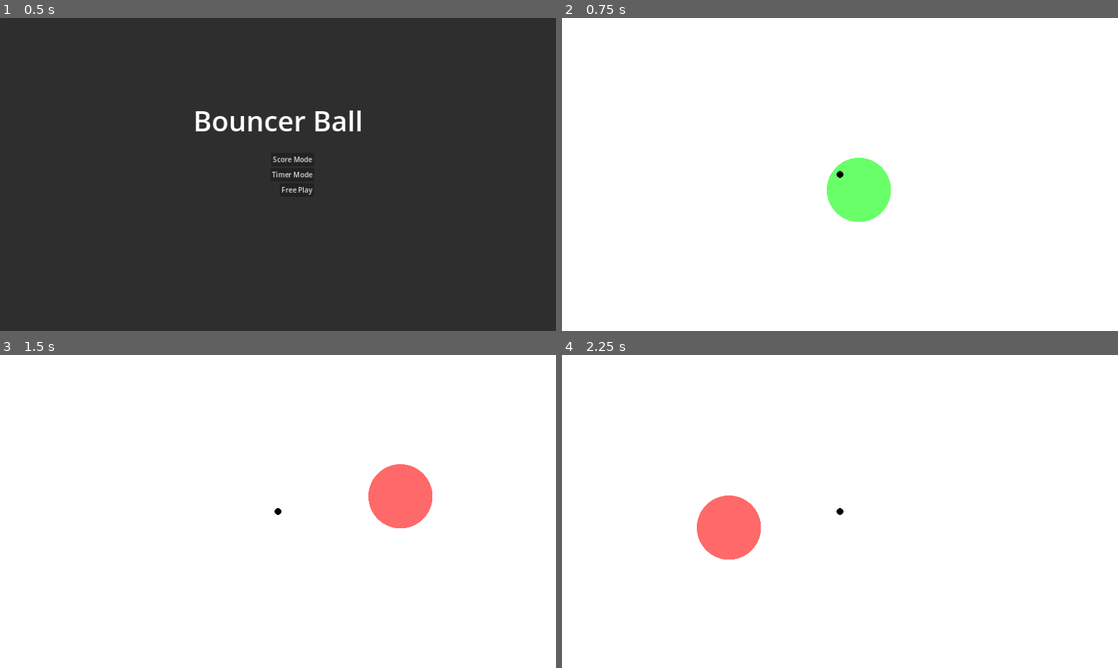
Above: before the commit, frames 1-4 (two rows, left to right).
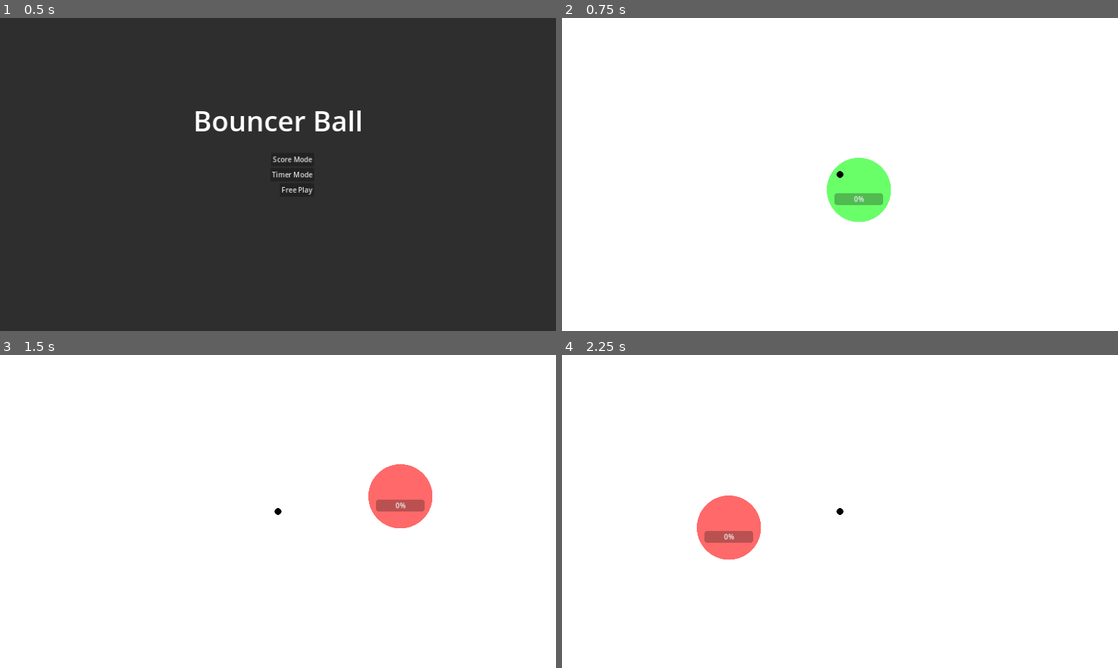
Above: after the commit, the same moments.

Repository: adsuttman/GBGJ1
Game: Godot game, scene res://main_menu.tscn
Two runs of this game, one before a commit and one after it. Both use one fixed random seed, a clock stepped at 60 frames per second and the inputs below.
Inputs (mouse positions are in pixels of both pictures, inside the frame that each line leads up to):
- Up to frame 1 (0.5 s): no input
- Up to frame 2 (0.75 s): click "Free Play" at 0.5 s
- Up to frame 3 (1.5 s): tap Enter at 1.25 s; move the mouse to (400, 495) at 1.27 s; click (400, 495) at 1.42 s
- Up to frame 4 (2.25 s): tap Space at 2 s; move the mouse to (728, 527) at 2.02 s; click (728, 527) at 2.17 s

Frame 1 is identical in both runs. In frame 2, 0.3% of the frame differs, in the area x 49-58%, y 56-60%; in frame 3, 0.3%; in frame 4, 0.3%.

Commit message:
added speed points meter

Diff:
--- a/game.gd
+++ b/game.gd
@@ -17,6 +17,7 @@
 
 func set_speed_points(val: int):
 	speed_points = clampi(val,0,max_speed_points)
+	$Pointer/ProgressBar.value = speed_points
 
 func display_game_over(score: String):
 	$GameOver/GameOverText/Score.text = "Your score was: " + score
--- a/game.tscn
+++ b/game.tscn
@@ -31,6 +31,7 @@
 
 [node name="Game" type="Node2D"]
 script = ExtResource("1_n41f6")
+max_speed_points = 200
 
 [node name="PlayArea" type="Area2D" parent="."]
 visible = false
@@ -51,6 +52,22 @@
 [node name="Pointer" parent="." node_paths=PackedStringArray("ball") instance=ExtResource("1_hpxoc")]
 position = Vector2(640, 1280)
 ball = NodePath("../Ball")
+
+[node name="ProgressBar" type="ProgressBar" parent="Pointer"]
+anchors_preset = 8
+anchor_left = 0.5
+anchor_top = 0.5
+anchor_right = 0.5
+anchor_bottom = 0.5
+offset_left = -56.0
+offset_top = 8.0
+offset_right = 56.0
+offset_bottom = 35.0
+grow_horizontal = 2
+grow_vertical = 2
+mouse_filter = 1
+max_value = 200.0
+step = 1.0
 
 [node name="Boundaries" type="StaticBody2D" parent="."]
 physics_material_override = SubResource("PhysicsMaterial_ct78i")
--- a/pointer.gd
+++ b/pointer.gd
@@ -30,7 +30,7 @@
 #				print("shoved")
 				shove_delay  = 15
 		if event.button_index == MOUSE_BUTTON_RIGHT:
-			if shove_area.overlaps_body(ball) and game.speed_points == 100:
+			if shove_area.overlaps_body(ball) and game.speed_points == game.max_speed_points:
 				ball.stop()
 				game.set_speed_points(0)
 
--- a/project.godot
+++ b/project.godot
@@ -23,6 +23,7 @@
 [physics]
 
 2d/default_gravity=490.0
+common/show_image=true
 
 [rendering]
 
